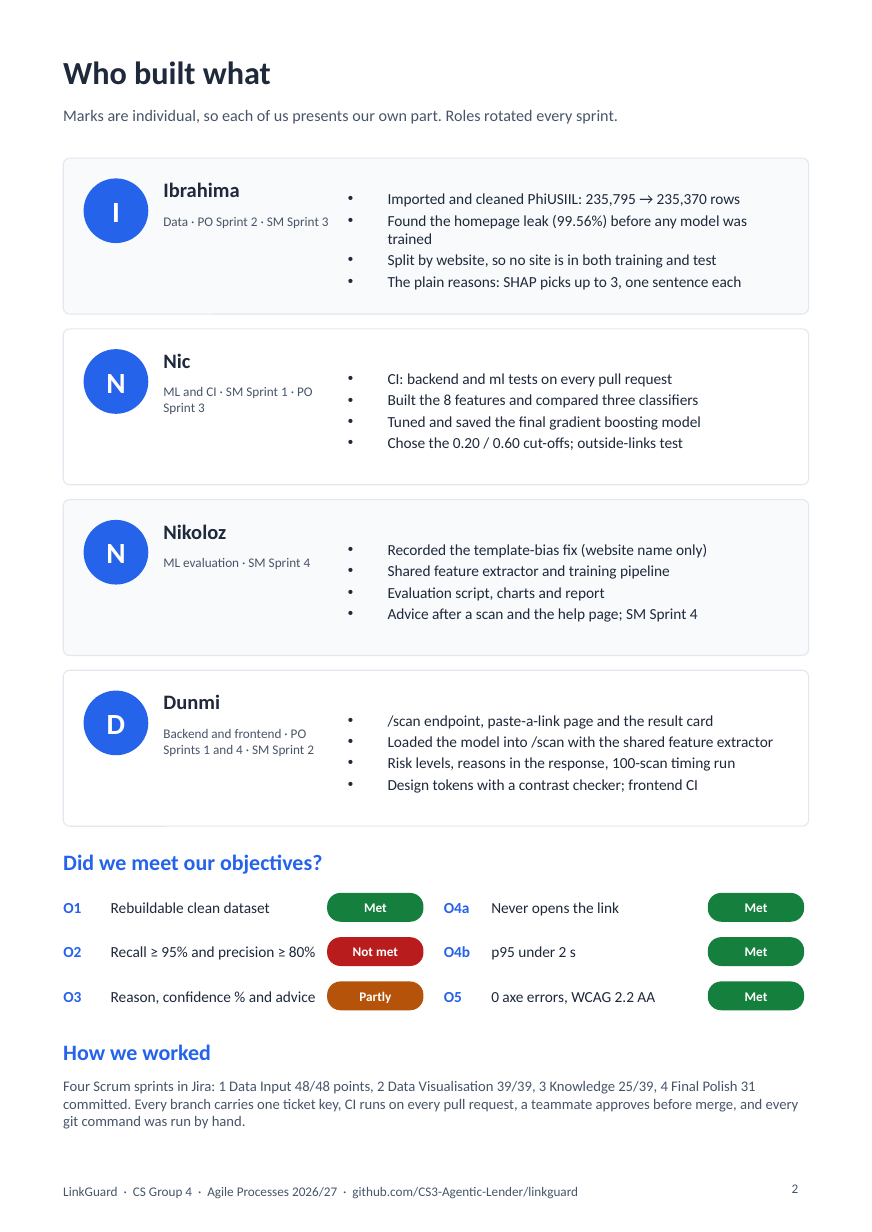
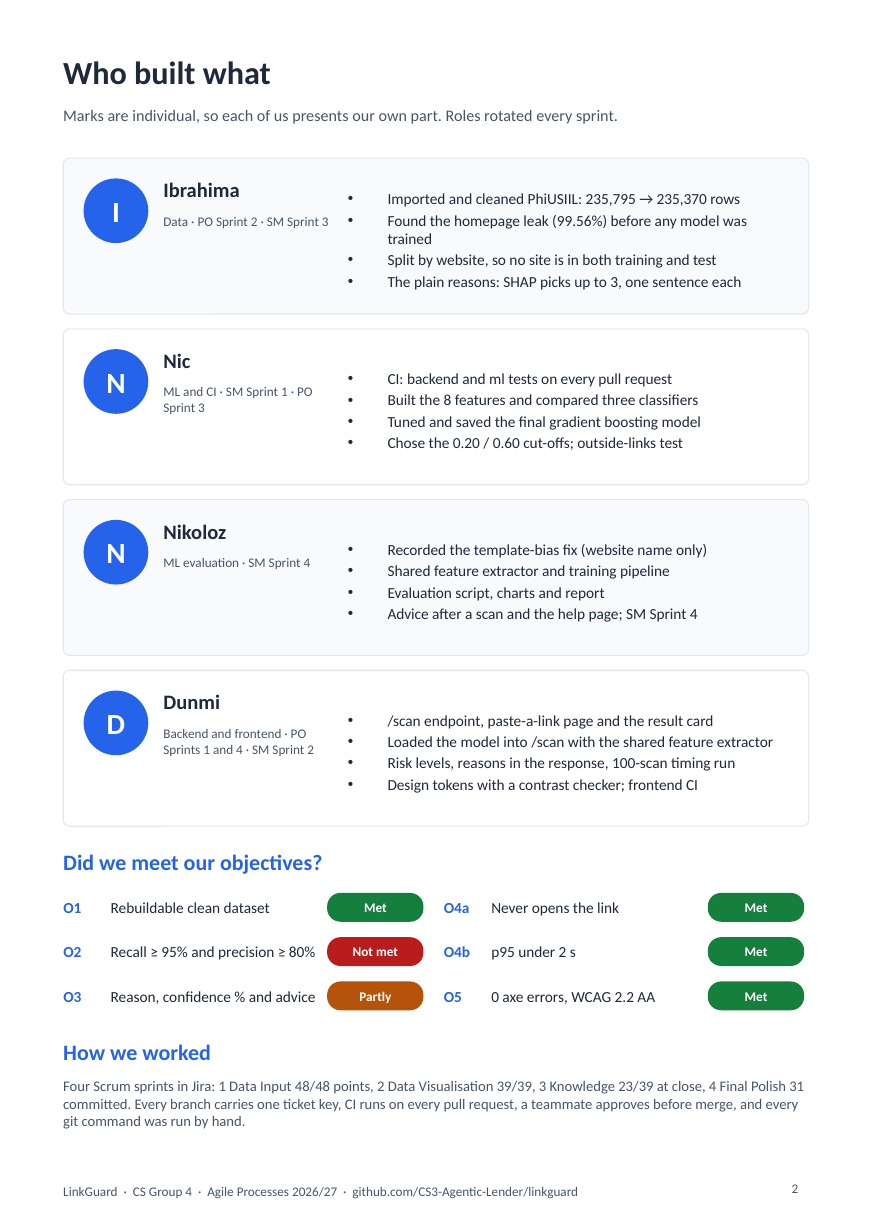
Before and after one commit to CS3-Agentic-Lender/linkguard, a slide deck: slide 2 of docs/presentation/LinkGuard-handout.pptx. Drawn at 872x1232 pixels with LibreOffice and Linux fonts; fonts in the diff are those of the drawing. Boxes give left, top, right and bottom in pixels: in the first picture for what was removed or moved away, otherwise in the second. Text is boxed around its words. In the diff, an @@ line names an element or a change of style, - is before the commit and + after.

```diff
--- a/docs/presentation/LinkGuard-handout.pptx
+++ b/docs/presentation/LinkGuard-handout.pptx
@@ text at (63, 1081, 804, 1129): text changed @@
-Four Scrum sprints in Jira: 1 Data Input 48/48 points, 2 Data Visualisation 39/39, 3 Knowledge 25/39, 4 Final Polish 31 committed. Every branch carries one ticket key, CI runs on every pull request, a teammate approves before merge, and every git command was run by hand.
+Four Scrum sprints in Jira: 1 Data Input 48/48 points, 2 Data Visualisation 39/39, 3 Knowledge 23/39 at close, 4 Final Polish 31 committed. Every branch carries one ticket key, CI runs on every pull request, a teammate approves before merge, and every git command was run by hand.
```
Also in this commit, not shown: 1 other slide changed, 1 other file.
